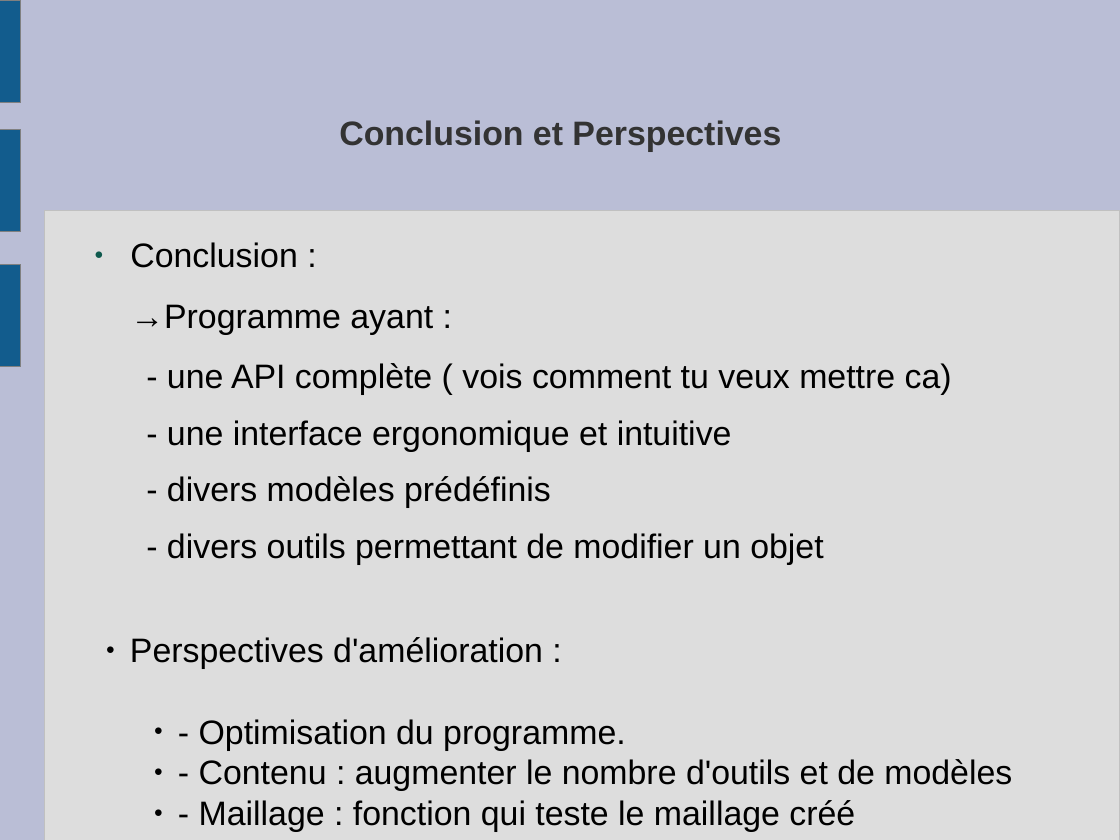
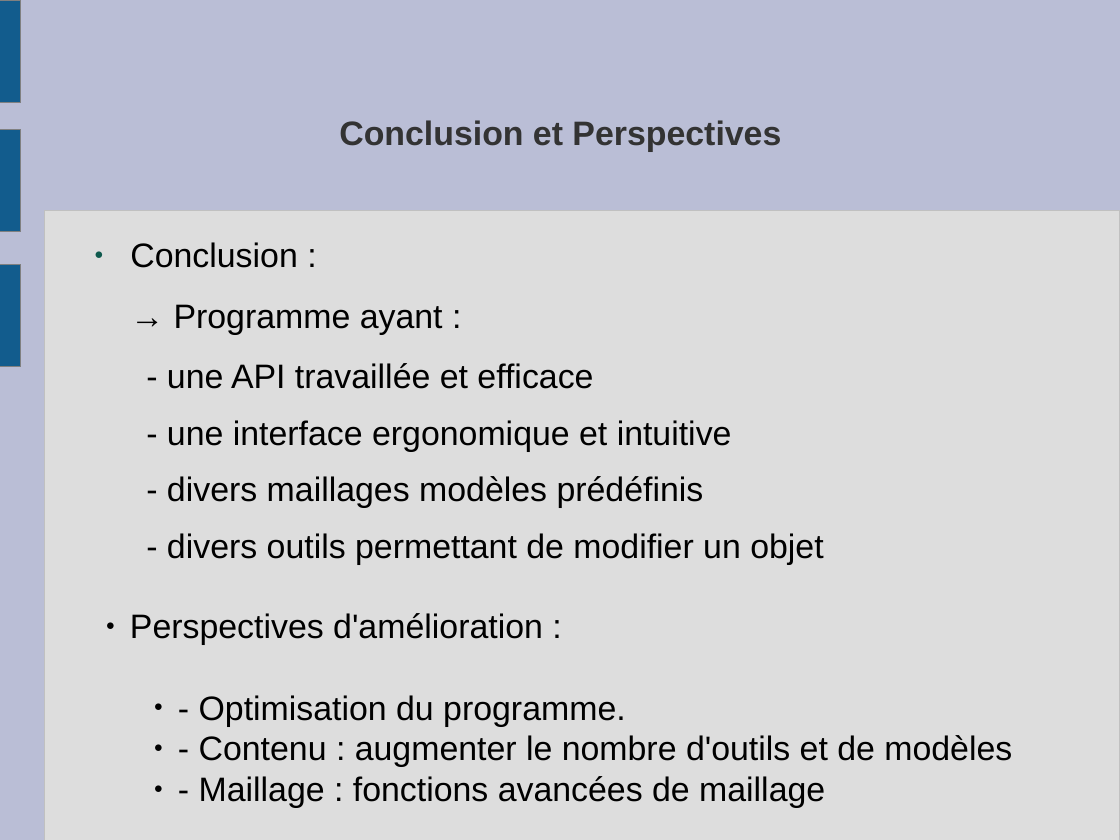
Before and after one commit to slvrgauthier/OpenSculpt, a slide deck: slide 20 of Documentation/Soutenance.odp. Drawn at 1120x840 pixels with LibreOffice and Linux fonts; fonts in the diff are those of the drawing. Boxes give left, top, right and bottom in pixels: in the first picture for what was removed or moved away, otherwise in the second. Text is boxed around its words. In the diff, an @@ line names an element or a change of style, - is before the commit and + after.

```diff
--- a/Documentation/Soutenance.odp
+++ b/Documentation/Soutenance.odp
@@ text at (167, 304, 593, 389): text changed @@
-→Programme ayant :
-  - une API complète ( vois comment tu veux mettre ca)
+→ Programme ayant :
+  - une API travaillée et efficace
@@ text at (167, 476, 704, 508): text changed @@
-  - divers modèles prédéfinis
+  - divers maillages modèles prédéfinis
@@ text "Perspectives d'amélioration :": place and size @@
-text "Perspectives d'amélioration :" at (130, 637, 1012, 832)
+text "Perspectives d'amélioration :" at (130, 613, 1012, 808)
@@ text at (199, 776, 825, 808): text changed @@
-    ● - Maillage : fonction qui teste le maillage créé
+    ● - Maillage : fonctions avancées de maillage
```
Also in this commit, not shown: 3 other slides changed, 1 other file.
